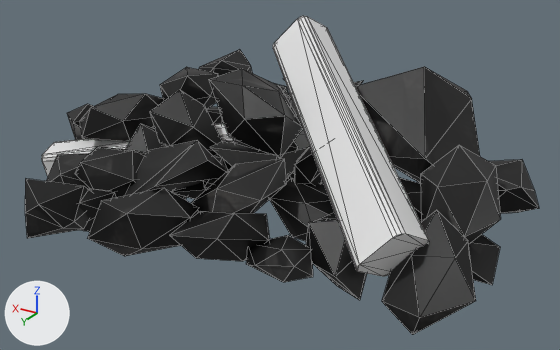
The COLLADA model oldgoldmine-game/Assets/Models/Obstacles/ObstacleBottom/obstacle_bottom.dae, before and after one commit.
Rendered twice from a camera (50 mm lens) standing at (-3.58, 5.08, 2.78) and looking at (-0.23, -0.5, -0.01). Arrows for +X, +Y and +Z are at lower left; the lights stay in place. Mesh edges are drawn as thin lines. Where no turn or scale is listed for an object, it has been applied to the vertices.

Names of what the first picture shows: 'Debris', 'WoodSegment1', 'WoodSegment2'.
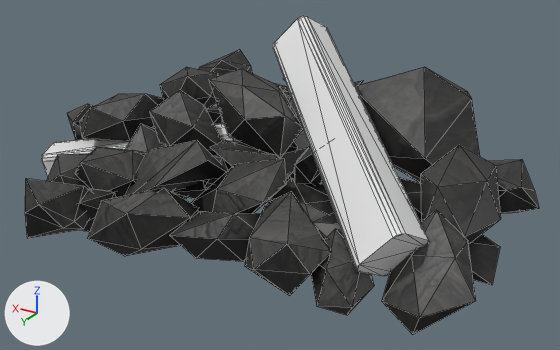
Boxes (x1, y1, x2, y2) around the edits, measured in the pictures (560 x 350 px; the box of a moved part takes in the faces that stretch with it):
part 1 of me_cone_005, moved or reshaped: before (212, 159, 367, 300); after (212, 159, 374, 315)
part 2 of me_cone_005, surface changed (black to grey): (25, 49, 525, 320) in both

The change, as a diff of the scene's bpy script:
```diff
--- a/oldgoldmine-game/Assets/Models/Obstacles/ObstacleBottom/obstacle_bottom.dae.py
+++ b/oldgoldmine-game/Assets/Models/Obstacles/ObstacleBottom/obstacle_bottom.dae.py
@@ me_cone_005 @@
 me_cone_005.from_pydata(...)  # 492 vertices, 808 faces; spans x -2.41..2.3, y -1.81..2.28, z -0.42..0.91
-me_cone_005.vertices[121].co = (-0.75, 1.5, 0.32)  # pixel (260, 200)
-me_cone_005.vertices[240].co = (-1.38, 1.45, -0.25)  # pixel (336, 285)
-me_cone_005.vertices[241].co = (-1.1, 1.43, -0.03)
-me_cone_005.vertices[242].co = (-1.23, 1.11, 0.02)
-me_cone_005.vertices[243].co = (-1.52, 1.18, -0.12)
-me_cone_005.vertices[244].co = (-1.62, 1.56, -0.23)  # pixel (359, 300)
-me_cone_005.vertices[245].co = (-1.19, 1.49, -0.09)  # pixel (311, 262)
-me_cone_005.vertices[246].co = (-1.18, 1.23, 0.17)  # pixel (327, 218)
-me_cone_005.vertices[247].co = (-1.5, 1.11, 0.07)
-me_cone_005.vertices[248].co = (-1.56, 1.25, 0.07)
-me_cone_005.vertices[249].co = (-1.44, 1.6, -0.08)  # pixel (335, 276)
-me_cone_005.vertices[250].co = (-1.1, 1.38, 0.17)  # pixel (308, 222)
-me_cone_005.vertices[251].co = (-1.39, 1.27, 0.23)
-me_cone_005.vertices[318].co = (-1.16, 1.85, -0.08)  # pixel (283, 282)
-me_cone_005.vertices[319].co = (-0.8, 1.79, -0.07)  # pixel (246, 264)
-me_cone_005.vertices[320].co = (-0.9, 1.5, -0.25)
-me_cone_005.vertices[321].co = (-1.23, 1.53, -0.17)  # pixel (313, 276)
-me_cone_005.vertices[322].co = (-1.27, 1.89, 0.1)  # pixel (294, 266)
-me_cone_005.vertices[323].co = (-0.91, 1.83, -0.03)  # pixel (255, 265)
-me_cone_005.vertices[324].co = (-0.78, 1.49, -0.1)
-me_cone_005.vertices[325].co = (-1.12, 1.37, -0.13)
-me_cone_005.vertices[326].co = (-1.16, 1.44, -0.01)
-me_cone_005.vertices[327].co = (-1.12, 1.8, 0.14)  # pixel (281, 249)
-me_cone_005.vertices[328].co = (-0.7, 1.61, 0.0)
-me_cone_005.vertices[329].co = (-0.94, 1.4, 0.04)  # pixel (288, 234)
+# me_cone_005 part 1
+me_cone_005.vertices[121].co = (-0.77, 1.49, 0.3)  # pixel (263, 202)
+me_cone_005.vertices[240].co = (-1.57, 1.44, 0.04)
+me_cone_005.vertices[241].co = (-1.64, 1.35, -0.22)  # pixel (374, 285)
+me_cone_005.vertices[242].co = (-1.42, 1.09, -0.01)
+me_cone_005.vertices[243].co = (-1.29, 1.32, 0.15)  # pixel (335, 228)
+me_cone_005.vertices[244].co = (-1.44, 1.74, 0.05)  # pixel (326, 269)
+me_cone_005.vertices[245].co = (-1.65, 1.76, -0.18)  # pixel (351, 307)
+me_cone_005.vertices[246].co = (-1.4, 1.18, -0.26)
+me_cone_005.vertices[247].co = (-1.19, 1.16, -0.04)
+me_cone_005.vertices[248].co = (-1.2, 1.56, 0.0)
+me_cone_005.vertices[249].co = (-1.42, 1.83, -0.2)  # pixel (316, 306)
+me_cone_005.vertices[250].co = (-1.54, 1.6, -0.36)  # pixel (347, 315)
+me_cone_005.vertices[251].co = (-1.26, 1.48, -0.25)
+me_cone_005.vertices[318].co = (-0.79, 1.33, -0.03)
+me_cone_005.vertices[319].co = (-1.24, 1.38, 0.01)
+me_cone_005.vertices[320].co = (-1.21, 1.84, -0.18)  # pixel (289, 295)
+me_cone_005.vertices[321].co = (-0.79, 1.79, -0.09)  # pixel (244, 266)
+me_cone_005.vertices[322].co = (-0.71, 1.36, 0.24)  # pixel (266, 202)
+me_cone_005.vertices[323].co = (-1.12, 1.32, 0.08)
+me_cone_005.vertices[324].co = (-1.34, 1.79, 0.01)  # pixel (310, 274)
+me_cone_005.vertices[325].co = (-1.01, 2.0, 0.05)  # pixel (253, 269)
+me_cone_005.vertices[326].co = (-0.9, 1.89, 0.23)  # pixel (249, 237)
+me_cone_005.vertices[327].co = (-0.91, 1.32, 0.36)  # pixel (291, 191)
+me_cone_005.vertices[328].co = (-1.4, 1.59, 0.12)  # pixel (331, 251)
+me_cone_005.vertices[329].co = (-1.21, 1.88, 0.26)  # pixel (287, 244)
+# me_cone_005 part 2: 808 kept faces spanning x -2.41..2.3, y -1.81..2.28, z -0.42..0.91 get new texture (UV) coordinates
 me_cone_005.materials.append(mat_bakedrocks)
```
